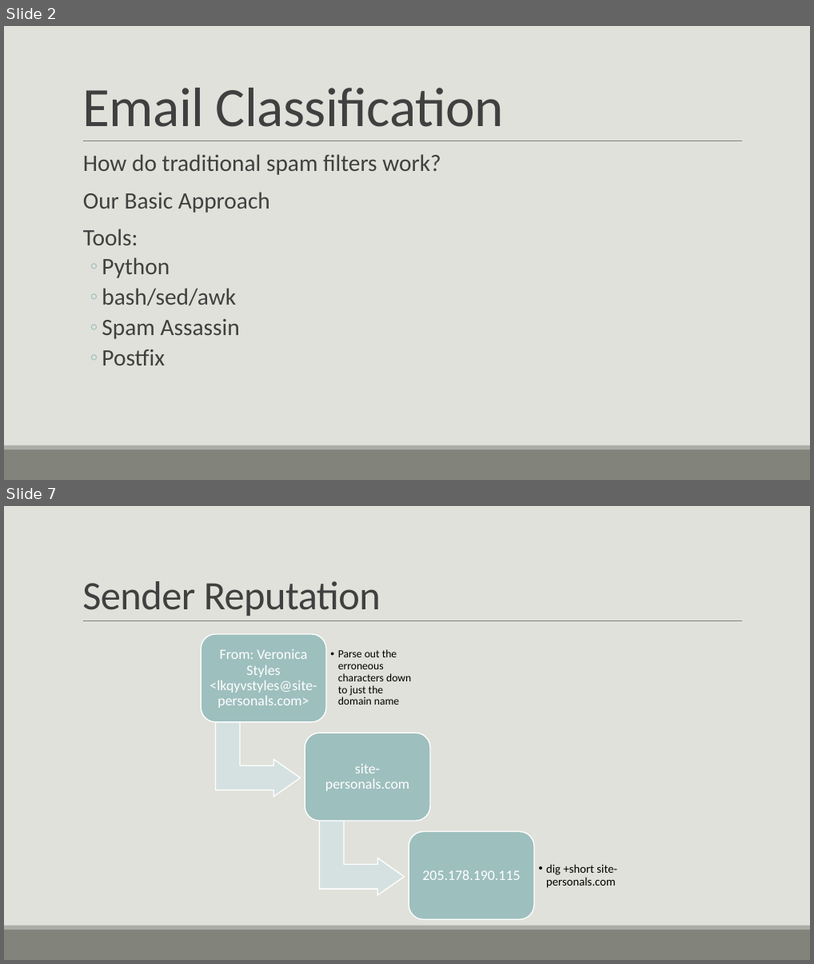
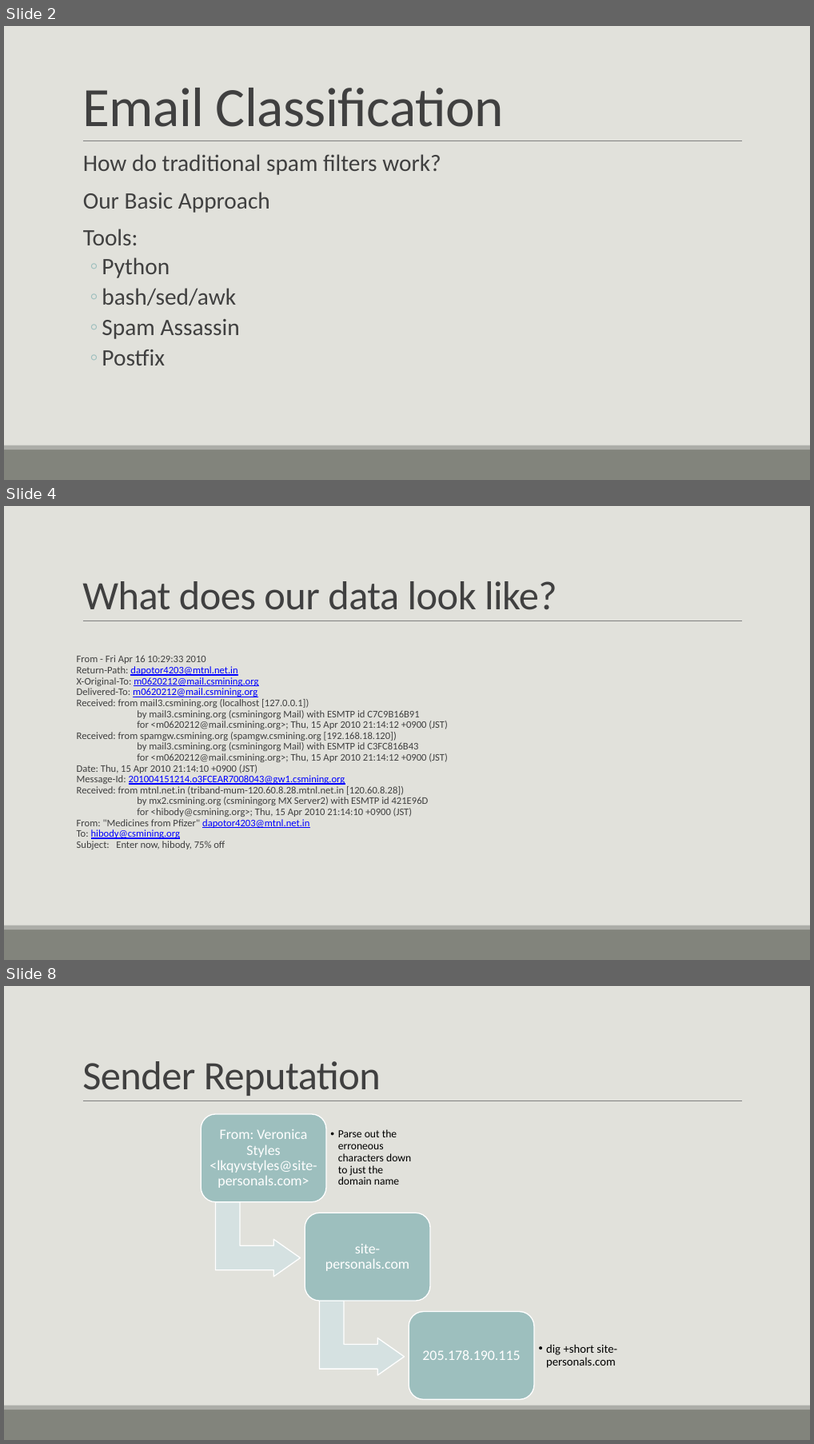
Before and after one commit to bmtober/ec4747-alt, a slide deck: presentation/EC4747Presentation.pptx. Shown one above the other, each under a label of ours: slides 2 and 7 before the commit, slides 2, 4 and 8 after it; the slides between them are not shown. The pictures are 814x964 and 814x1444 pixels, drawn with LibreOffice and Linux fonts; fonts in the diff are those of the drawing. Boxes give left, top, right and bottom in pixels: in the first picture for what was removed or moved away, otherwise in the second. Text is boxed around its words. In the diff, an @@ line names an element or a change of style, - is before the commit and + after.

Commit message:
Add files via upload
Included updated PPT and PDF of presentation in case Libra Office does funny stuff with formatting.

```diff
--- a/presentation/EC4747Presentation.pptx
+++ b/presentation/EC4747Presentation.pptx
@@ slide 4 added at [4, 506, 810, 960], background #E1E1DB; not listed: 3 template elements that a slide beside it also shows @@
@@ title added at [82, 581, 558, 610], 48 pt, text #404040 @@
+What does our data look like?
@@ text added at [77, 655, 447, 849], 12 pt, text #404040 @@
+From - Fri Apr 16 10:29:33 2010
+Return-Path: dapotor4203@mtnl.net.in
+X-Original-To: m0620212@mail.csmining.org
+Delivered-To: m0620212@mail.csmining.org
+Received: from mail3.csmining.org (localhost [127.0.0.1])
+by mail3.csmining.org (csminingorg Mail) with ESMTP id C7C9B16B91
+for <m0620212@mail.csmining.org>; Thu, 15 Apr 2010 21:14:12 +0900 (JST)
+Received: from spamgw.csmining.org (spamgw.csmining.org [192.168.18.120])
+by mail3.csmining.org (csminingorg Mail) with ESMTP id C3FC816B43
+for <m0620212@mail.csmining.org>; Thu, 15 Apr 2010 21:14:12 +0900 (JST)
+Date: Thu, 15 Apr 2010 21:14:10 +0900 (JST)
+Message-Id: 201004151214.o3FCEAR7008043@gw1.csmining.org
+Received: from mtnl.net.in (triband-mum-120.60.8.28.mtnl.net.in [120.60.8.28])
+by mx2.csmining.org (csminingorg MX Server2) with ESMTP id 421E96D
+for <hibody@csmining.org>; Thu, 15 Apr 2010 21:14:10 +0900 (JST)
+From: "Medicines from Pfizer" dapotor4203@mtnl.net.in
+To: hibody@csmining.org
+Subject: Enter now, hibody, 75% off
@@ what was slide 7 is now slide 8 @@
```
Also in this commit, not shown: 12 slides changed, 4 other slides added, 3 slides removed, 1 other file.
